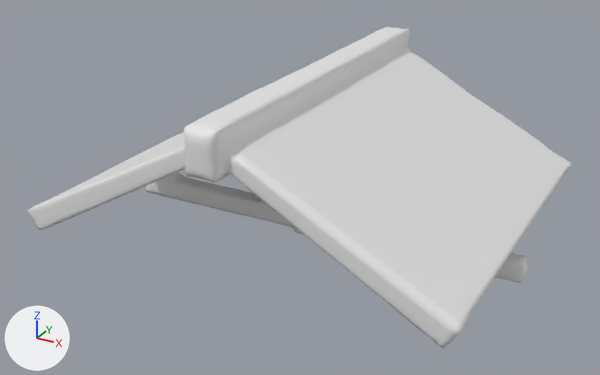
Renders of the FBX model Assets/GameAssets/Mesh Asset/Environment/05RoofBase/05roofBase.fbx from each side of a commit.
The view is the same before and after, from a 50 mm camera at (1.58, -3.04, 1.71) aimed at (-0.04, -0.09, 0.24). The lights are fixed; the arrows at lower left show +X, +Y and +Z. The picture after the commit comes second.

Before the edit, the objects in view are built like this:
```python
mat_material_0 = principled_material('Material_0')
mat_material_0.base_color = (0.8, 0.8, 0.8)  # white #e7e7e7
me_mesh_0 = bpy.data.meshes.new('Mesh_0')
me_mesh_0.from_pydata(...)  # 11340 vertices, 22647 faces; spans x -0.96..0.96, y -0.89..0.89, z 0.0..0.77
me_mesh_0.materials.append(mat_material_0)  # white #e7e7e7
ob_mesh_0 = bpy.data.objects.new('Mesh_0', me_mesh_0)
ob_mesh_0.location = (0.0, 0.0, 0.0)
```
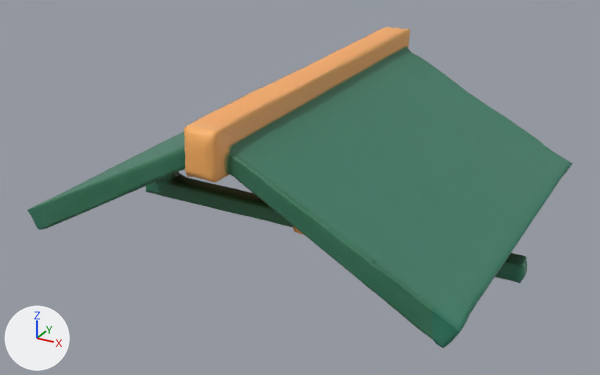
The change, as a diff of the scene's bpy script:
```diff
--- a/Assets/GameAssets/Mesh Asset/Environment/05RoofBase/05roofBase.fbx.py
+++ b/Assets/GameAssets/Mesh Asset/Environment/05RoofBase/05roofBase.fbx.py
@@ img_image_2_jpg @@
+img_image_2_jpg = load_image('Image_2.jpg', 'textures/Image_2.jpg', 2048, 2048, 'Non-Color')
@@ img_image_0_jpg @@
+img_image_0_jpg = load_image('Image_0.jpg', 'textures/Image_0.jpg', 2048, 2048, 'sRGB')
@@ mat_material_0 @@
 n0 = _N.new('ShaderNodeBsdfPrincipled'); n0.name = 'Principled BSDF'
 n1 = _N.new('ShaderNodeOutputMaterial'); n1.name = 'Material Output'
+n2 = _N.new('ShaderNodeTexImage'); n2.name = 'Image Texture'
+n2.image = img_image_0_jpg
+n3 = _N.new('ShaderNodeTexImage'); n3.name = 'Image Texture.001'
+n3.image = img_image_2_jpg
+n4 = _N.new('ShaderNodeNormalMap'); n4.name = 'Normal Map'
 _L.new(n0.outputs[0], n1.inputs[0])  # 'BSDF' to 'Surface'
+_L.new(n2.outputs[0], n0.inputs[0])  # 'Color' to 'Base Color'
+_L.new(n3.outputs[0], n4.inputs[1])  # 'Color' to 'Color'
+_L.new(n4.outputs[0], n0.inputs[5])  # 'Normal' to 'Normal'
```

Location of each change, [x1, y1, x2, y2] in pixels of the pictures (600 x 375 px):
'Mesh_0', surface changed (white to green): [28, 27, 572, 348] in both
